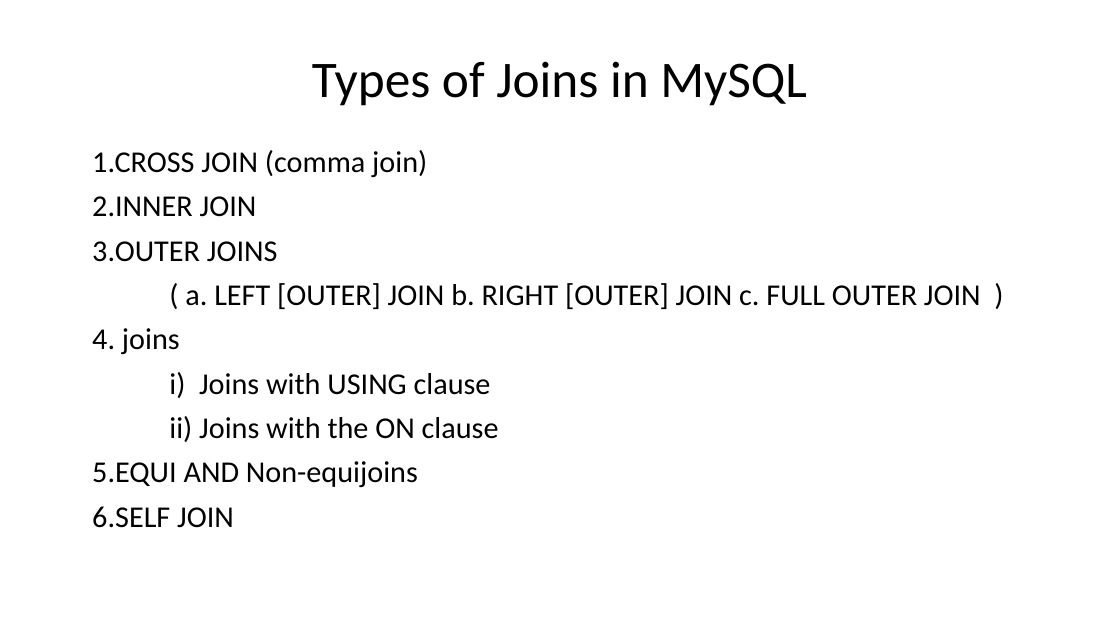
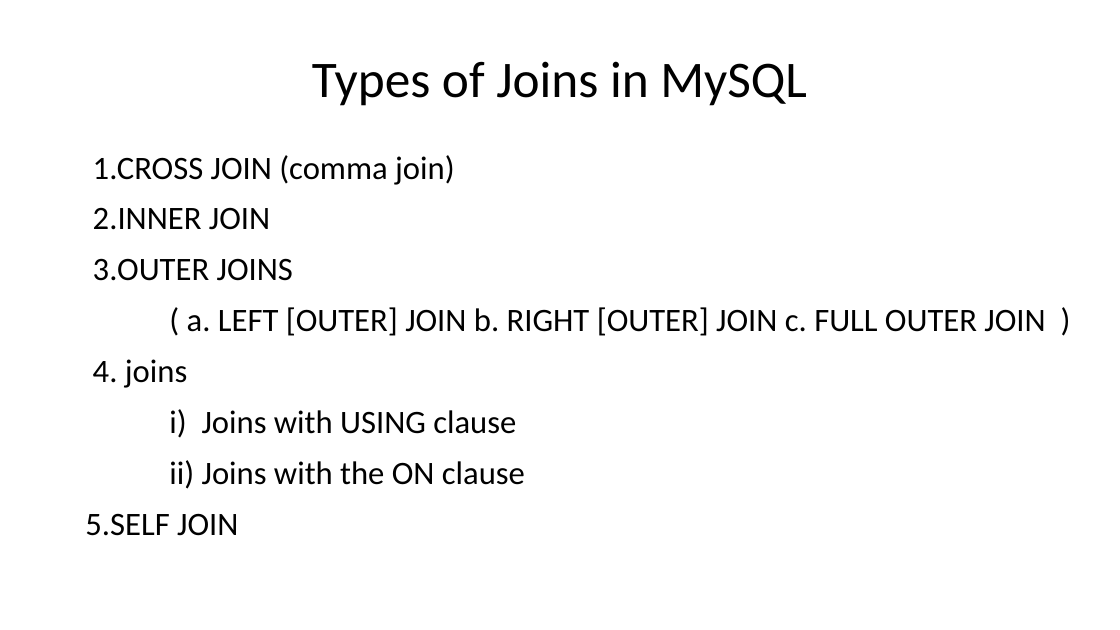
Before and after one commit to amantiwari8861/mysql-tutorial, a slide deck: slide 2 of Joins in MySQL.pptx. Drawn at 1120x630 pixels with LibreOffice and Linux fonts; fonts in the diff are those of the drawing. Boxes give left, top, right and bottom in pixels: in the first picture for what was removed or moved away, otherwise in the second. Text is boxed around its words. In the diff, an @@ line names an element or a change of style, - is before the commit and + after.

```diff
--- a/Joins in MySQL.pptx
+++ b/Joins in MySQL.pptx
@@ text at (93,155,1045,489): size 25.9 to 28 pt; line spacing 0.9 to 1 @@
@@ text at (85,513,238,536): text changed; size 25.9 to 28 pt @@
-5.EQUI AND Non-equijoins
-6.SELF JOIN
+5.SELF JOIN
```
Also in this commit, not shown: 2 slides added, 1 slide removed, 11 other files.
